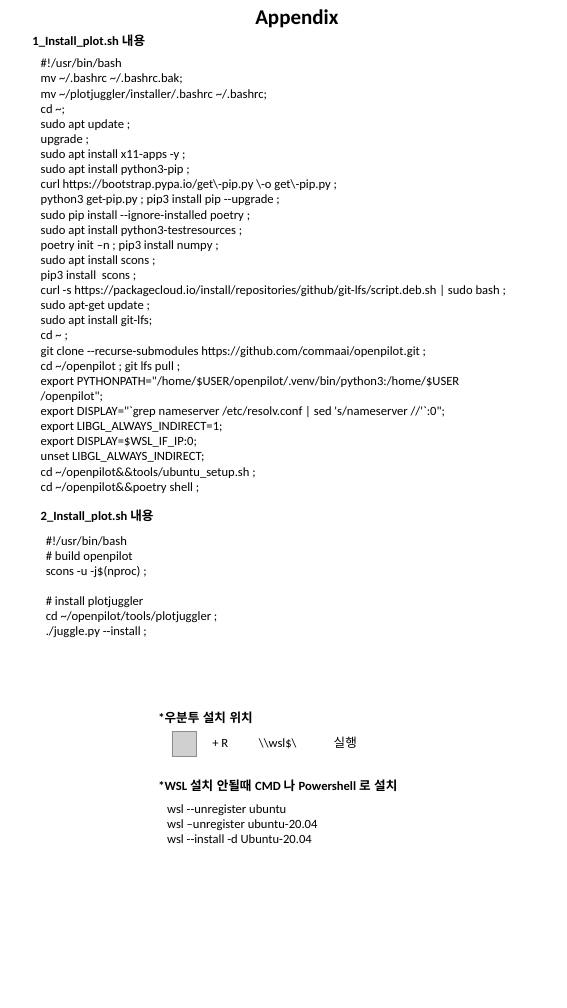
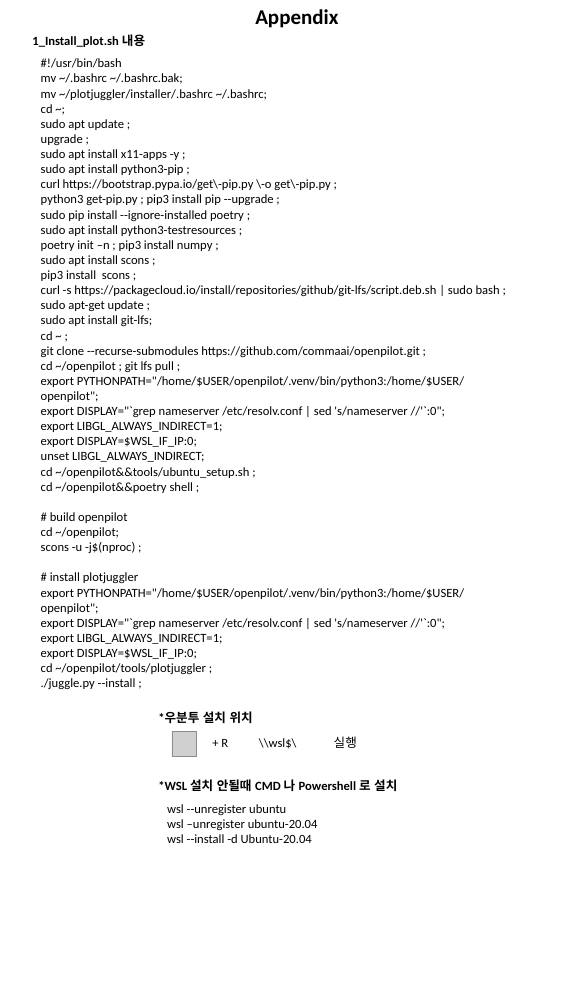
Before and after one commit to KeIIogg/tools, a slide deck: slide 3 of etc/Install plotjuggler with wsl2.pptx. Drawn at 567x1008 pixels with LibreOffice and Linux fonts; fonts in the diff are those of the drawing; grey boxes stand for pictures. Boxes give left, top, right and bottom in pixels: in the first picture for what was removed or moved away, otherwise in the second. Text is boxed around its words. In the diff, an @@ line names an element or a change of style, - is before the commit and + after.

```diff
--- a/etc/Install plotjuggler with wsl2.pptx
+++ b/etc/Install plotjuggler with wsl2.pptx
@@ text at box(41, 376, 464, 402): text changed @@
-export PYTHONPATH="/home/$USER/openpilot/.venv/bin/python3:/home/$USER
-/openpilot";
+export PYTHONPATH="/home/$USER/openpilot/.venv/bin/python3:/home/$USER/openpilot";
@@ text removed at box(41, 509, 153, 522) @@
-2_Install_plot.sh 내용
@@ text at box(41, 512, 464, 689): paragraphs added @@
+# build openpilot
+cd ~/openpilot;
+scons -u -j$(nproc) ;
+# install plotjuggler
+export PYTHONPATH="/home/$USER/openpilot/.venv/bin/python3:/home/$USER/openpilot";
+export DISPLAY="`grep nameserver /etc/resolv.conf | sed 's/nameserver //'`:0";
+export LIBGL_ALWAYS_INDIRECT=1;
+export DISPLAY=$WSL_IF_IP:0;
+cd ~/openpilot/tools/plotjuggler ;
+./juggle.py --install ;
@@ text removed at box(46, 536, 212, 637) @@
-#!/usr/bin/bash
-# build openpilot
-scons -u -j$(nproc) ;
-# install plotjuggler
-cd ~/openpilot/tools/plotjuggler ;
-./juggle.py --install ;
```
Also in this commit, not shown: 1 other slide changed, 1 other file.
